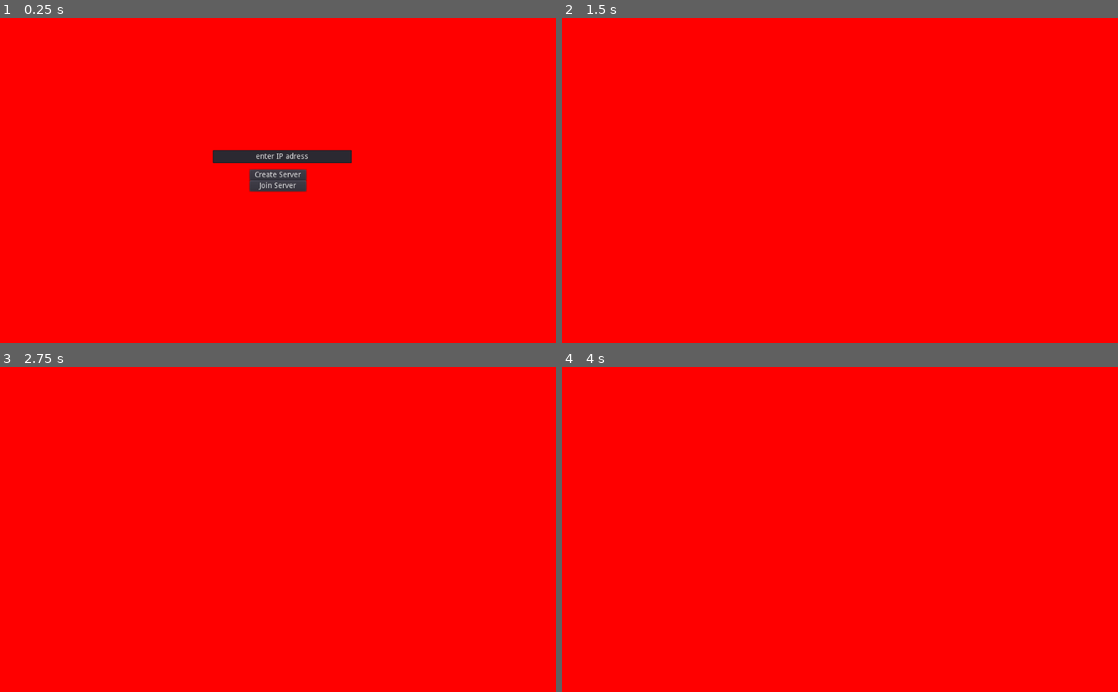
Above: before the commit, frames 1-4 (two rows, left to right).
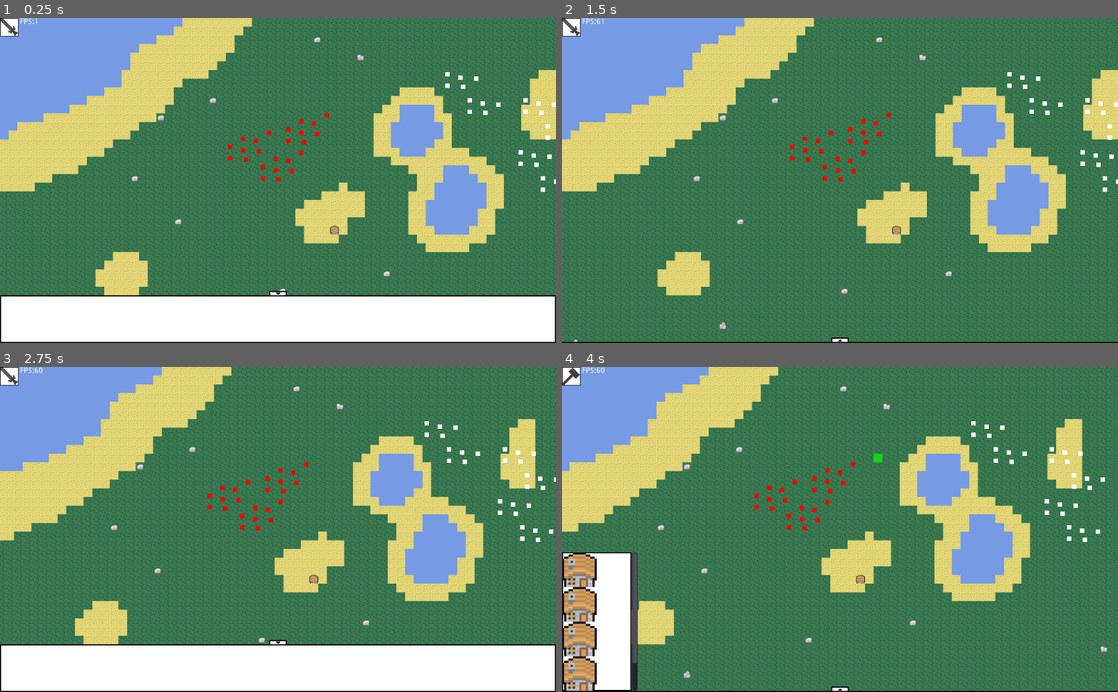
Above: after the commit, the same moments.

Repository: Yagoi23/2D-RTS
Game: Godot game, scene res://Level/Level.tscn
Two runs of this game, one before a commit and one after it. Both use one fixed random seed, a clock stepped at 60 frames per second and the inputs below. Before the commit the project starts from res://Multiplayer/NetworkSetup.tscn.
Inputs (mouse positions are in pixels of both pictures, inside the frame that each line leads up to):
- Up to frame 1 (0.25 s): no input
- Up to frame 2 (1.5 s): click (840, 174) at 0.5 s, where only the run before the commit has a clickable "Create Server"; click (840, 294) at 1.27 s
- Up to frame 3 (2.75 s): tap Enter at 2 s; move the mouse to (400, 513) at 2.02 s; hold D (player_move_right) from 2.03 s (still down); tap Q (attack_move) at 2.1 s; click (400, 513) at 2.17 s
- Up to frame 4 (4 s): release D (player_move_right) at 2.75 s; drag from (728, 545) to (812, 594) at 2.77 s; tap Space at 3.5 s; move the mouse to (895, 458) at 3.52 s; hold D (player_move_right) from 3.53 s (still down); hold 2 (enter_build_mode) from 3.53 s (still down)

The runs differ from the first frame. In frame 1, 100% of the frame differs, in the area x 0-100%, y 0-100%; in frame 2, 100%; in frame 3, 100%; in frame 4, 100%.
Error before the commit: Invalid get index '3' (on base: 'Array'). (res://Multiplayer/Network.gd:11)

Commit message:
Revert "Implemented Network Connection"
This reverts commit fb8b4d74462a2ef0fa5460910972737a75f6b439.

Diff:
--- a/Multiplayer/Network.gd
+++ /dev/null
@@ -1,35 +0,0 @@
-extends Node
-
-const DEFAULT_PORT = 28960
-const MAX_CLIENTS = 6
-
-var server = null
-var client = null
-
-var ip_adress = ""
-func _ready() -> void:
-	ip_adress = IP.get_local_addresses()[3]
-
-	for ip in IP.get_local_addresses():
-		if ip.begins_with("192.168"):
-			print(ip_adress)
-	get_tree().connect("connected_to_server", self, "_connected_to_server")
-	get_tree().connect("server_disconnected", self, "_server_disconnected")
-	#if OS.get_name() == "Windows":
-	#	ip_adress = IP.get_local_addresses()[3]
-
-func create_server() -> void:
-	server = NetworkedMultiplayerENet.new()
-	server.create_server(DEFAULT_PORT, MAX_CLIENTS)
-	get_tree().set_network_peer(server)
-
-func join_server() -> void:
-	client = NetworkedMultiplayerENet.new()
-	client.create_client(ip_adress, DEFAULT_PORT)
-	get_tree().set_network_peer(client)
-
-func _connected_to_server() -> void:
-	print("succesfully connected")
-
-func _server_disconnected() -> void:
-	print("server disconnected")
--- a/Multiplayer/NetworkSetup.gd
+++ /dev/null
@@ -1,29 +0,0 @@
-extends Control
-
-onready var MultiplayerConfigUi = $MultiplayerConfig
-onready var ServerIPAdressBar = $MultiplayerConfig/LineEdit
-
-onready var DeviceIPAdress = $CanvasLayer/DeviceIPAdress
-
-func _ready() -> void:
-	get_tree().connect("network_peer_connected", self, "_player_connected")
-	get_tree().connect("network_peer_disconnected", self, "_player_disconnected")
-	get_tree().connect("connected_to_server", self, "_connected_to_server")
-
-	DeviceIPAdress.text = Network.ip_adress
-
-func _player_connected(id) -> void:
-	print("Player "+str(id)+" has connected")
-
-func _player_disconnected(id) -> void:
-	print("Player "+str(id)+" has disconnected")
-
-func _on_Create_Server_pressed():
-	MultiplayerConfigUi.hide()
-	Network.create_server()
-
-func _on_Join_Server_pressed():
-	if ServerIPAdressBar.text != "":
-		MultiplayerConfigUi.hide()
-		Network.ip_adress = ServerIPAdressBar.text
-		Network.join_server()
--- a/Multiplayer/NetworkSetup.tscn
+++ /dev/null
@@ -1,58 +0,0 @@
-[gd_scene load_steps=2 format=2]
-
-[ext_resource path="res://Multiplayer/NetworkSetup.gd" type="Script" id=1]
-
-[node name="NetworkSetup" type="Control"]
-anchor_left = 0.5
-anchor_top = 0.5
-anchor_right = 0.5
-anchor_bottom = 0.5
-script = ExtResource( 1 )
-
-[node name="MultiplayerConfig" type="Control" parent="."]
-anchor_left = 0.5
-anchor_top = 0.5
-anchor_right = 0.5
-anchor_bottom = 0.5
-margin_left = -20.0
-margin_top = -20.0
-margin_right = 20.0
-margin_bottom = 20.0
-
-[node name="Create_Server" type="Button" parent="MultiplayerConfig"]
-anchor_left = 0.5
-anchor_right = 0.5
-margin_left = -52.0
-margin_right = 52.0
-margin_bottom = 20.0
-text = "Create Server"
-
-[node name="Join_Server" type="Button" parent="MultiplayerConfig"]
-anchor_left = 0.5
-anchor_top = 1.0
-anchor_right = 0.5
-anchor_bottom = 1.0
-margin_left = -52.0
-margin_top = -20.0
-margin_right = 52.0
-text = "Join Server"
-
-[node name="LineEdit" type="LineEdit" parent="MultiplayerConfig"]
-anchor_left = 0.5
-anchor_right = 0.5
-margin_left = -120.0
-margin_top = -36.0
-margin_right = 136.0
-margin_bottom = -12.0
-text = "enter IP adress"
-align = 1
-
-[node name="CanvasLayer" type="CanvasLayer" parent="."]
-
-[node name="DeviceIPAdress" type="Label" parent="CanvasLayer"]
-margin_right = 40.0
-margin_bottom = 14.0
-text = "Your IP Adress Should Be Here"
-
-[connection signal="pressed" from="MultiplayerConfig/Create_Server" to="." method="_on_Create_Server_pressed"]
-[connection signal="pressed" from="MultiplayerConfig/Join_Server" to="." method="_on_Join_Server_pressed"]
--- a/project.godot
+++ b/project.godot
@@ -45,7 +45,7 @@
 [application]
 
 config/name="2d- Rts"
-run/main_scene="res://Multiplayer/NetworkSetup.tscn"
+run/main_scene="res://Level/Level.tscn"
 boot_splash/image="res://icon.png"
 boot_splash/use_filter=false
 boot_splash/bg_color=Color( 0, 0, 0, 1 )
@@ -55,7 +55,6 @@
 
 GlobalInformation="*res://Global_Information.gd"
 LoadBuildings="*res://Buildings/LoadBuildings.gd"
-Network="*res://Multiplayer/Network.gd"
 
 [importer_defaults]
 
